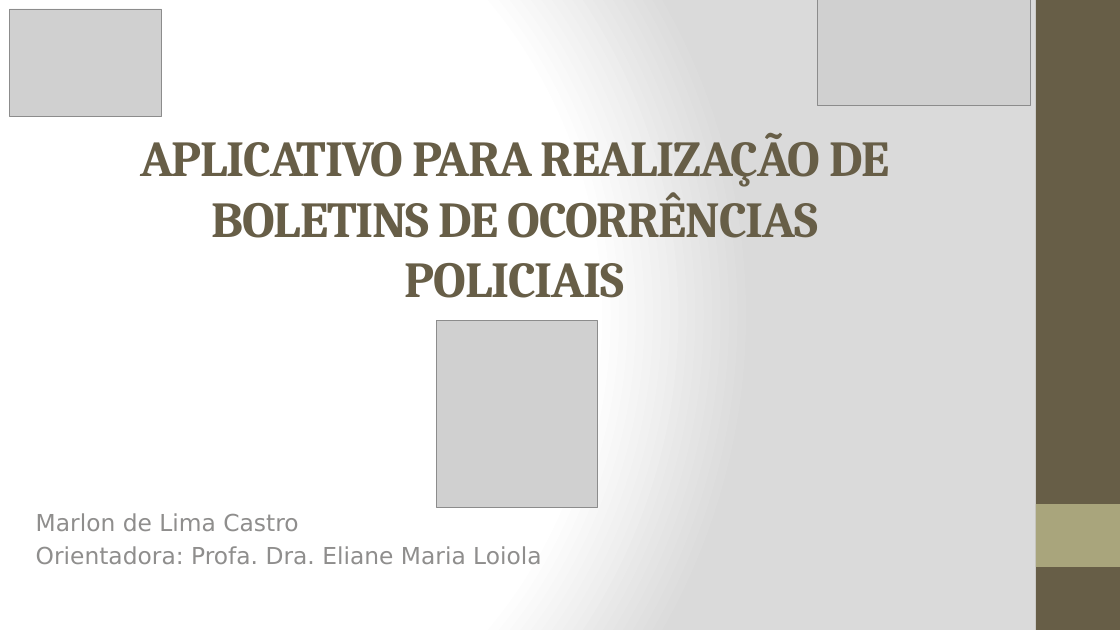
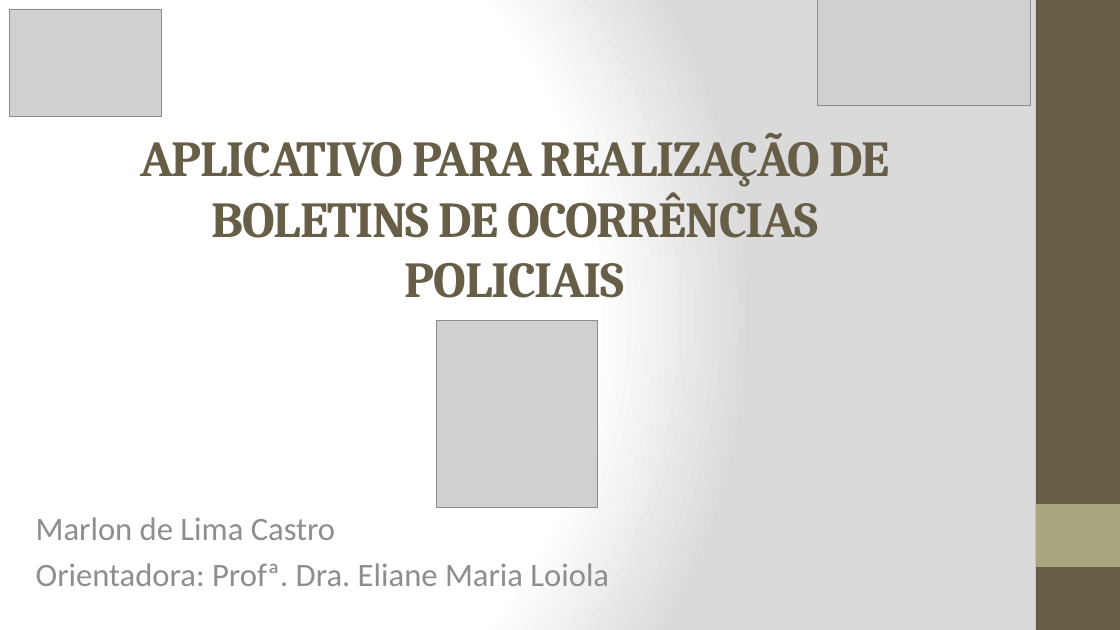
Before and after one commit to marlonscastro/estagiotcc, a slide deck: slide 1 of Apresentação_PPT.pptx. Drawn at 1120x630 pixels with LibreOffice and Linux fonts; fonts in the diff are those of the drawing; grey boxes stand for pictures. Boxes give left, top, right and bottom in pixels: in the first picture for what was removed or moved away, otherwise in the second. Text is boxed around its words. In the diff, an @@ line names an element or a change of style, - is before the commit and + after.

```diff
--- a/Apresentação_PPT.pptx
+++ b/Apresentação_PPT.pptx
@@ subtitle at (x1=36, y1=517, x2=335, y2=540): size 20 to 28 pt, font DejaVu Sans to Calibri in "Marlon de Lima Castro"; more space between paragraphs @@
@@ subtitle at (x1=36, y1=563, x2=609, y2=586): text changed; size 20 to 28 pt; font DejaVu Sans to Calibri @@
-Orientadora: Profa. Dra. Eliane Maria Loiola
+Orientadora: Profª. Dra. Eliane Maria Loiola
```
Also in this commit, not shown: 8 other slides changed, 9 slides added, 14 slides removed, 3 other files.
